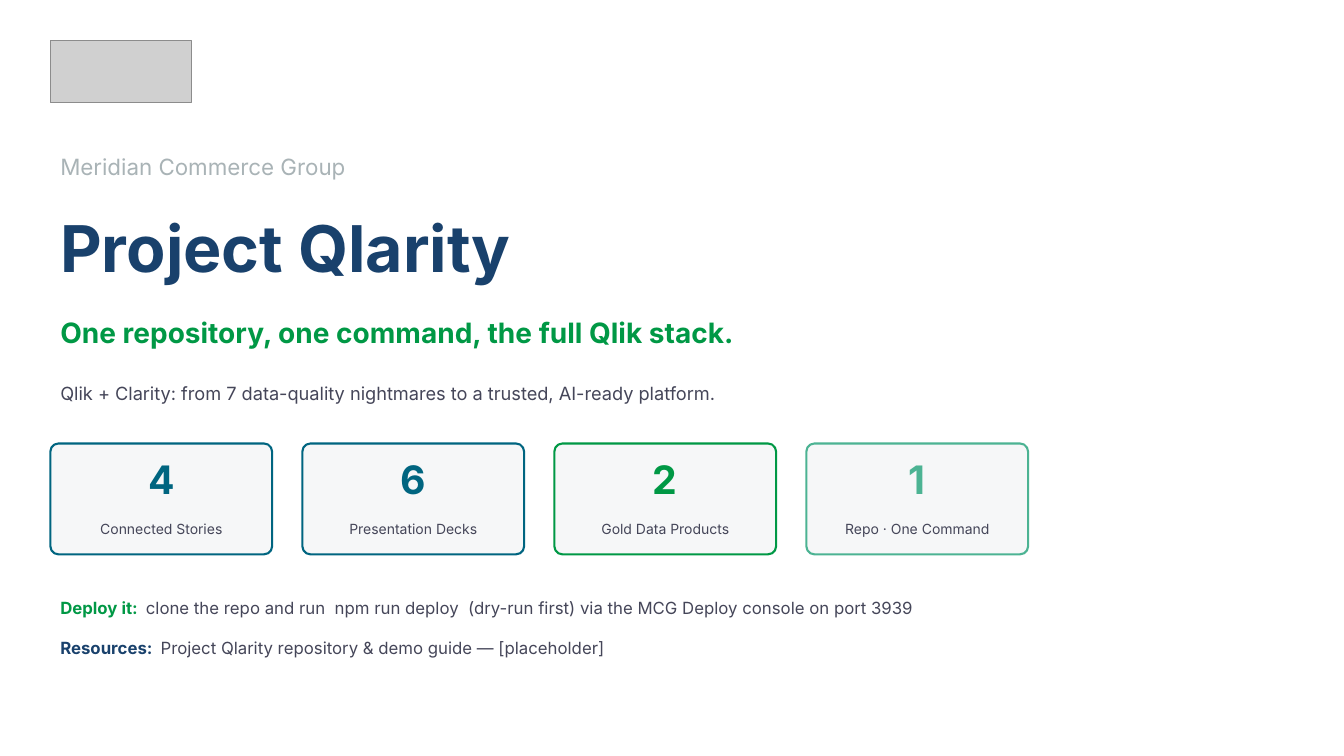
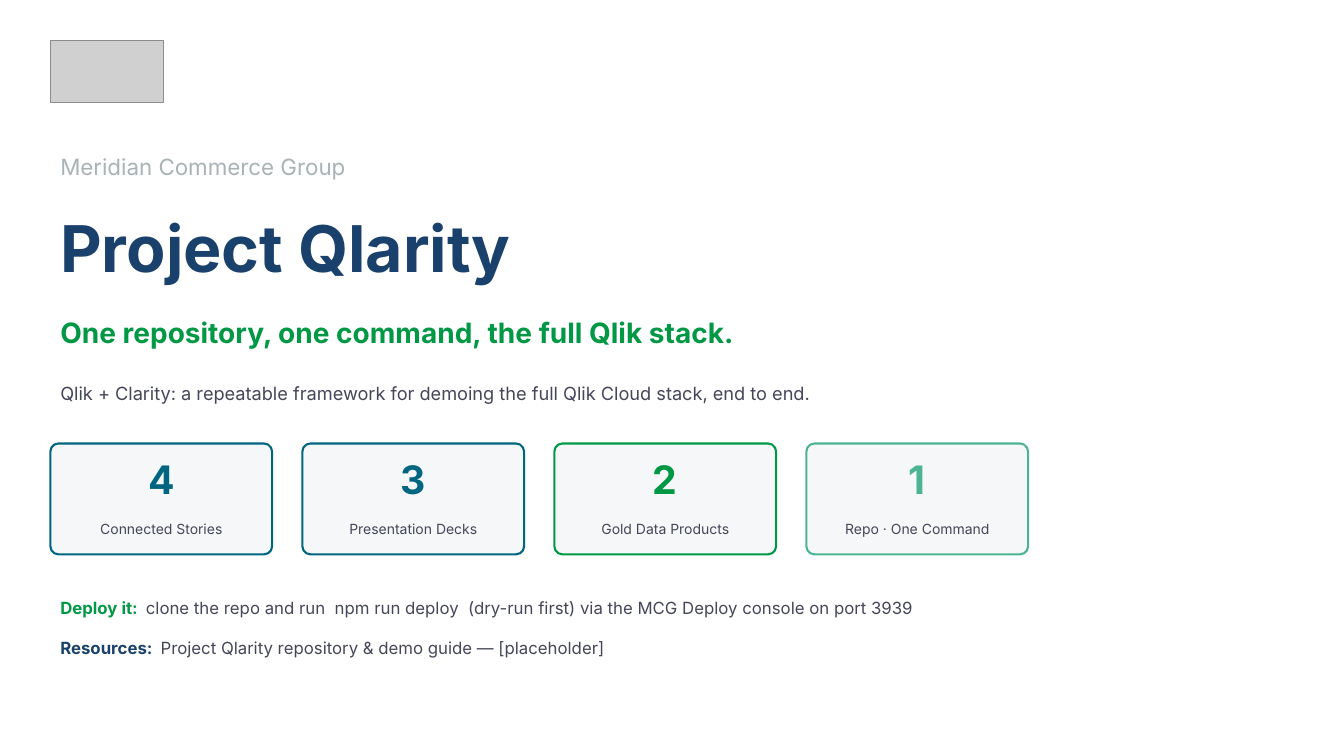
Before and after one commit to robertschoenfeldqlik/meridan_retail_group_qlik_demo_assets, a slide deck: slide 13 of MCG_Project_Qlarity_Summary.pptx. Drawn at 1344x756 pixels with LibreOffice and Linux fonts; fonts in the diff are those of the drawing; grey boxes stand for pictures; background and template pictures are left out. Boxes give left, top, right and bottom in pixels: in the first picture for what was removed or moved away, otherwise in the second. Text is boxed around its words. In the diff, an @@ line names an element or a change of style, - is before the commit and + after.

```diff
--- a/MCG_Project_Qlarity_Summary.pptx
+++ b/MCG_Project_Qlarity_Summary.pptx
@@ picture: place and size @@
-picture at [50, 40, 192, 103]
+picture at [50, 40, 163, 103]
@@ text at [60, 386, 810, 404]: text changed @@
-Qlik + Clarity: from 7 data-quality nightmares to a trusted, AI-ready platform.
+Qlik + Clarity: a repeatable framework for demoing the full Qlik Cloud stack, end to end.
@@ text at [401, 465, 426, 495]: text changed @@
-6
+3
```
Also in this commit, not shown: 12 other slides changed, 7 other files.
